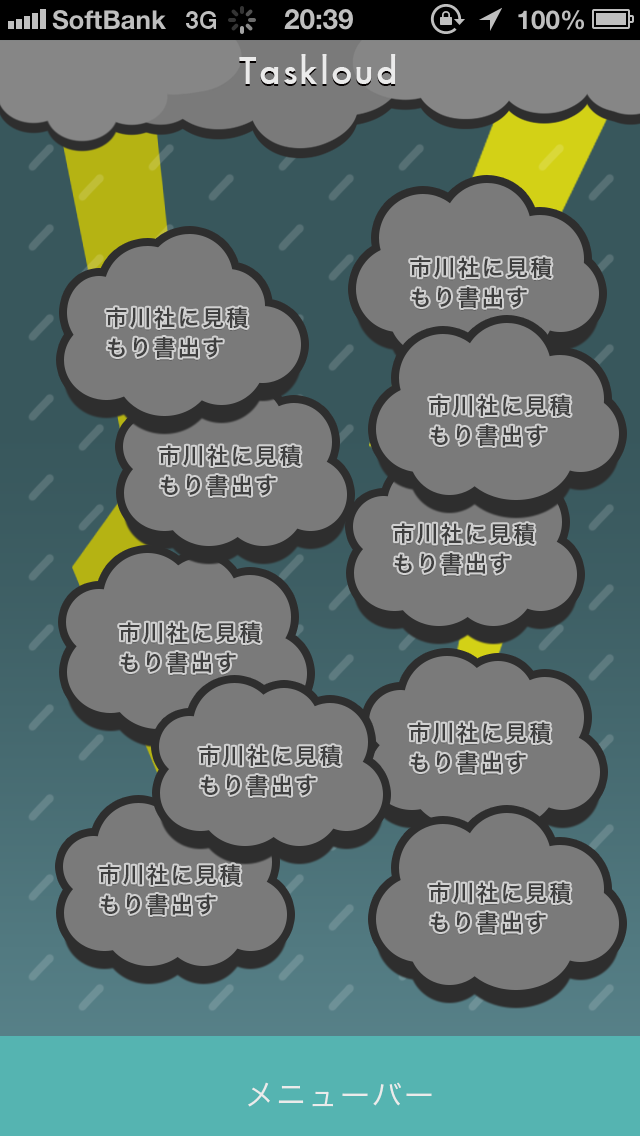
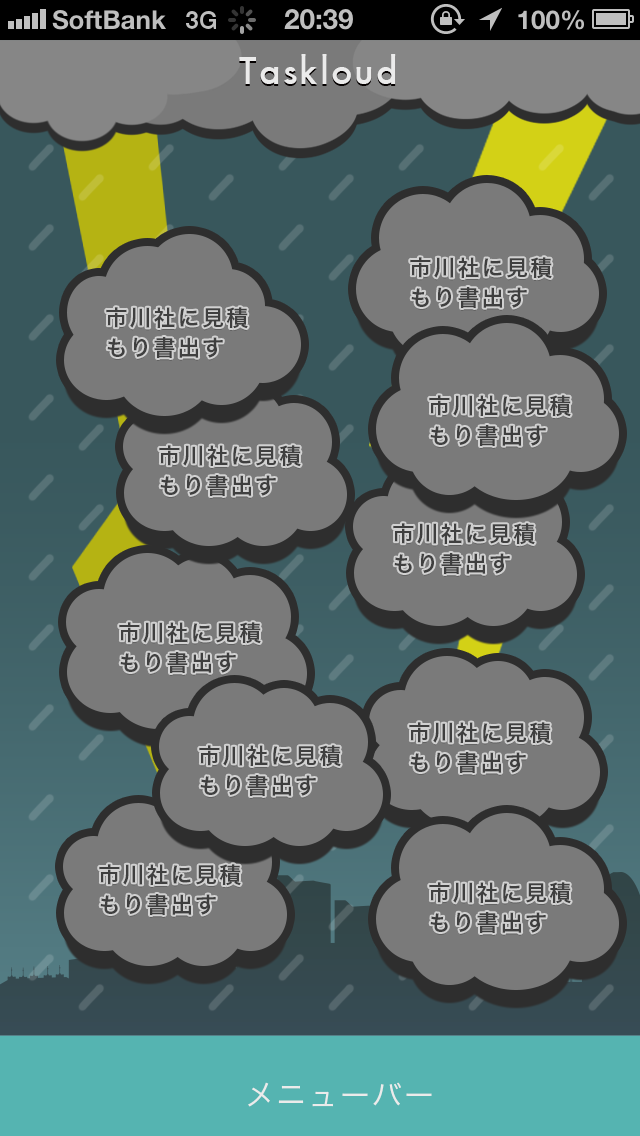
Layer changes from the first 640x1136 image to the second:
painted on "楕円形 2" (1st of 10, in "雲1") over 376, 886, 409, 962
painted on "楕円形 1" (1st of 77, in "雲1") over 574, 885, 619, 962
painted on "楕円形 1" (2nd of 77, in "雲1") over 462, 978, 573, 990
painted on "楕円形 1" (4th of 77, in "雲1") over 409, 970, 464, 985
painted on "楕円形 1" (5th of 77, in "雲1") over 556, 845, 602, 875
painted on "楕円形 2" (2nd of 10, in "雲1") over 376, 396, 409, 471
painted on "楕円形 1" (11th of 77, in "雲1") over 418, 480, 464, 493
painted on "楕円形 1" (12th of 77, in "雲1") over 556, 355, 602, 385
painted on "楕円形 1" (14th of 77, in "雲1") over 399, 338, 474, 345
painted on "楕円形 2" (3rd of 10, in "雲1") over 356, 256, 428, 331
painted on "楕円形 1" (16th of 77, in "雲1") over 458, 317, 492, 339
painted on "楕円形 1" (18th of 77, in "雲1") over 398, 328, 460, 345
painted on "楕円形 1" (19th of 77, in "雲1") over 536, 215, 582, 245
painted on "楕円形 1" (22nd of 77, in "雲2") over 260, 308, 296, 383
painted on "楕円形 1" (27th of 77, in "雲2") over 237, 270, 263, 294
painted on "楕円形 1" (28th of 77, in "雲2") over 148, 234, 227, 255
painted on "楕円形 1" (29th of 77, in "雲2") over 110, 246, 146, 267
painted on "楕円形 1" (58th of 77, in "雲4") over 77, 698, 118, 713
painted on "楕円形 1" (59th of 77, in "雲4") over 247, 575, 291, 632
painted on "楕円形 1" (61st of 77, in "雲4") over 104, 561, 185, 568
painted on "楕円形 1" (62nd of 77, in "雲5") over 549, 777, 600, 809
painted on "楕円形 1" (67th of 77, in "雲5") over 531, 677, 583, 732
added layer "building" (overlay, 50%) in group "sky" over 0, 872, 640, 1035
painted on "大雨の空" over 0, 177, 640, 1035
…and 11 more changes (11 painted)
